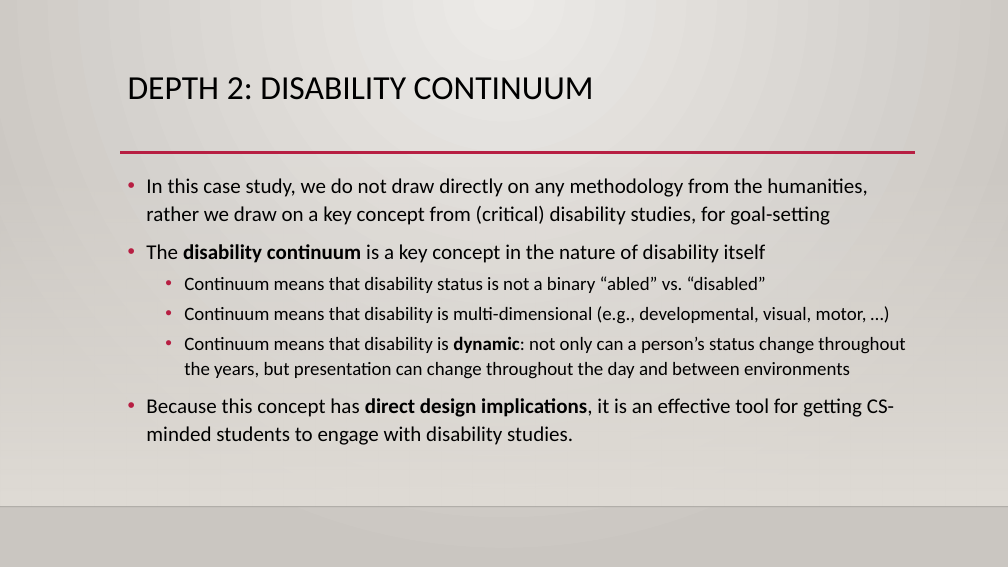
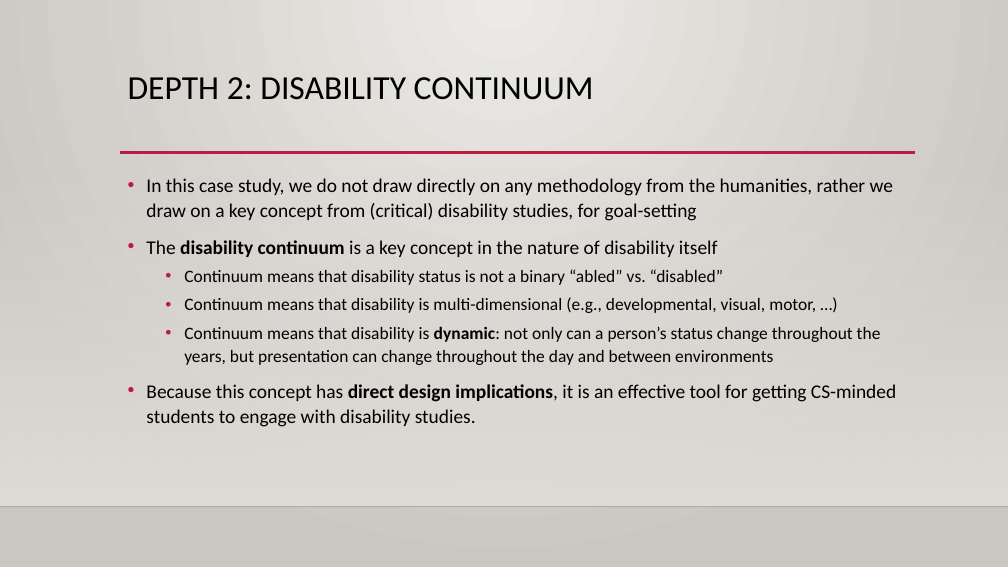
Before and after one commit to rbohrer/pl-course, a slide deck: slide 9 of hcpl/tfpie24.pptx (slide 10 before the commit). Drawn at 1008x567 pixels with LibreOffice and Linux fonts; fonts in the diff are those of the drawing; background and template pictures are left out. Boxes give left, top, right and bottom in pixels: in the first picture for what was removed or moved away, otherwise in the second. Text is boxed around its words. In the diff, an @@ line names an element or a change of style, - is before the commit and + after.

```diff
--- a/hcpl/tfpie24.pptx
+++ b/hcpl/tfpie24.pptx
@@ text "In this case study, we ..." at box(146, 178, 896, 427): size 20 to 18.5 pt in "In this case study, we do not ...", "The disability continuum is a key concept ...", "Because this concept has direct design implications, ..."; size 18 to 16.6 pt in "Continuum means that disability status is not ...", "Continuum means that disability is multi-dimensional (e.g., ...", "Continuum means that disability is dynamic: not ..." @@
```
Also in this commit, not shown: 5 other slides changed, 2 slides added, 1 slide removed.
